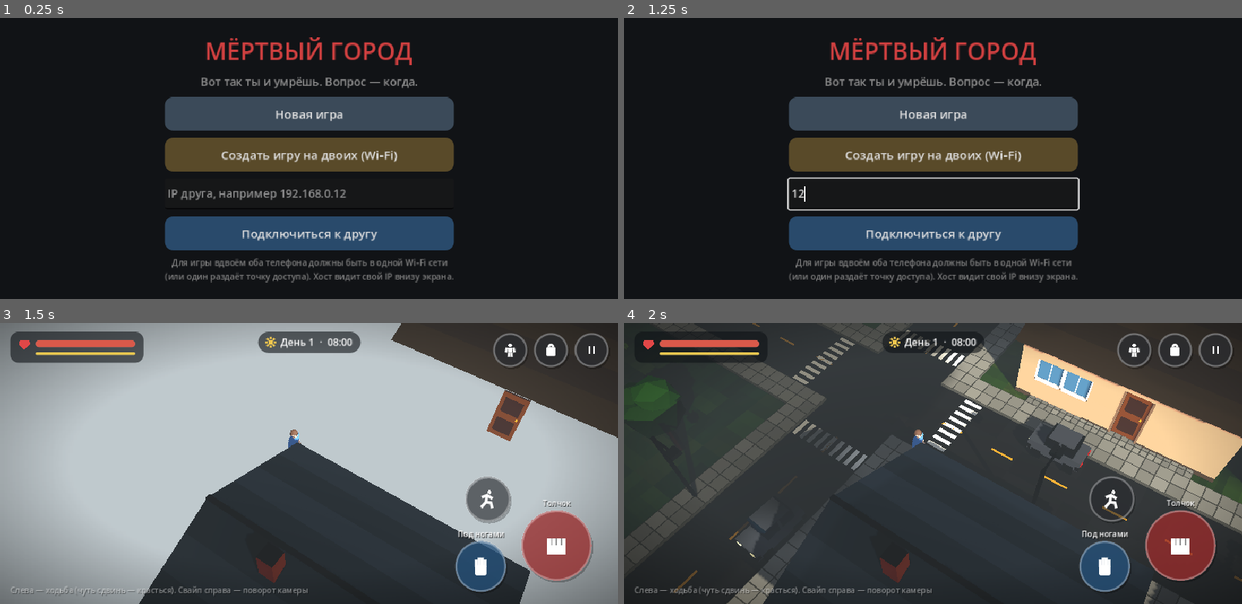
Above: before the commit, frames 1-4 (two rows, left to right).
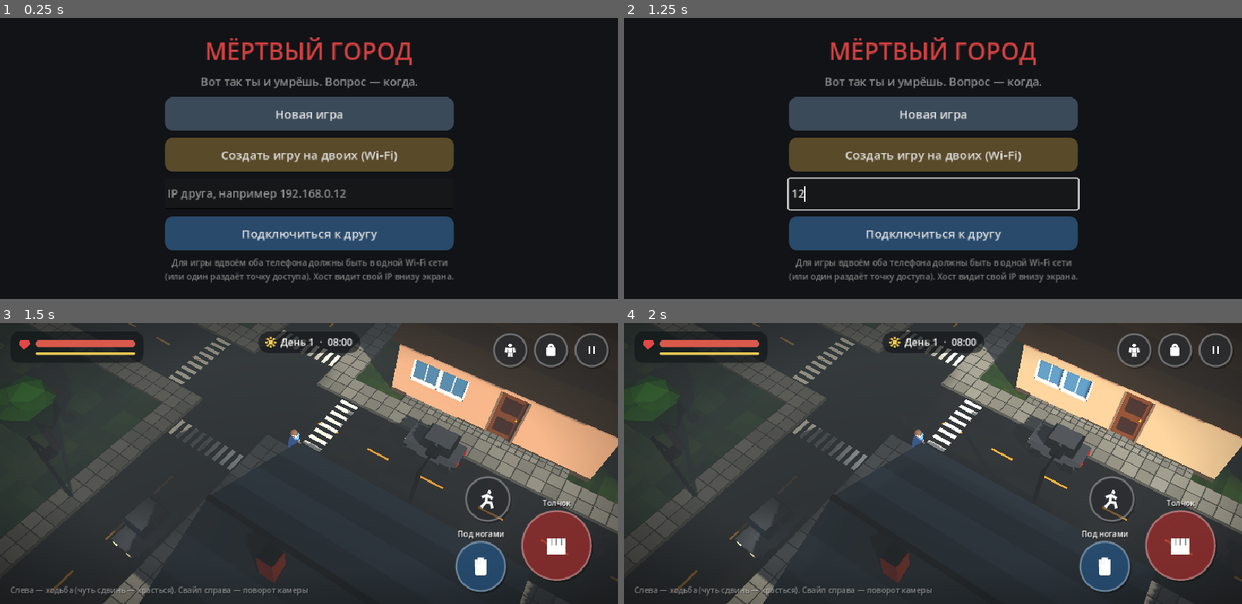
Above: after the commit, the same moments.

Repository: C0BecTb11/zomboid
Game: Godot game, scene res://scenes/main.tscn
Same seed, same stepped clock (60 frames per second), same inputs: the game is played once before the commit and once after it.
Inputs (mouse positions are in pixels of both pictures, inside the frame that each line leads up to):
- Up to frame 1 (0.25 s): no input
- Up to frame 2 (1.25 s): click (933, 192) at 0.52 s; type "12" at 0.6 s
- Up to frame 3 (1.5 s): click "Новая игра" at 1.25 s
- Up to frame 4 (2 s): no input

Frames 1-2 are identical in both runs. In frame 3, 68% of the frame differs, in the area x 0-100%, y 0-100%; in frame 4, nothing differs.

Commit message:
Город строится от игрока наружу; иконка луны
Co-Authored-By: Claude Opus 5.5 <noreply@anthropic.com>
Claude-Session: https://claude.ai/code/session_01STfCyRP2Pk7EujRdxicr6F

Diff:
--- a/scripts/world_view.gd
+++ b/scripts/world_view.gd
@@ -230,14 +230,24 @@
 	for f in g.fx:
 		_on_fx(f, local_pid, me)
 	g.fx.clear()
-	# перестроить не более 2 чанков за кадр
+	# перестройка чанков: сначала ближайшие к игроку; вблизи — сразу, дальше — по 2 за кадр
+	var pcx := clampi(floori(me.rpos.x) / WorldMesh.CHUNK, 0, wm.chunks_x - 1)
+	var pcy := clampi(floori(me.rpos.y) / WorldMesh.CHUNK, 0, wm.chunks_y - 1)
+	var order: Array = []
+	for ci in chunk_dirty.size():
+		if chunk_dirty[ci] == 1:
+			var d := maxi(absi(ci % wm.chunks_x - pcx), absi(ci / wm.chunks_x - pcy))
+			order.append([d, ci])
+	order.sort_custom(func(a, b): return a[0] < b[0])
 	var built := 0
-	for i in chunk_dirty.size():
-		if chunk_dirty[i] == 1 and built < 2:
-			wm.build_chunk(mesher, i % wm.chunks_x, i / wm.chunks_x)
-			chunk_nodes[i].mesh = mesher.commit()
-			chunk_dirty[i] = 0
-			built += 1
+	for o in order:
+		if o[0] > 1 and built >= 2:
+			break
+		var ci2: int = o[1]
+		wm.build_chunk(mesher, ci2 % wm.chunks_x, ci2 / wm.chunks_x)
+		chunk_nodes[ci2].mesh = mesher.commit()
+		chunk_dirty[ci2] = 0
+		built += 1
 	# двери
 	for k in door_angle.keys():
 		var tt := world.t_at(k)
